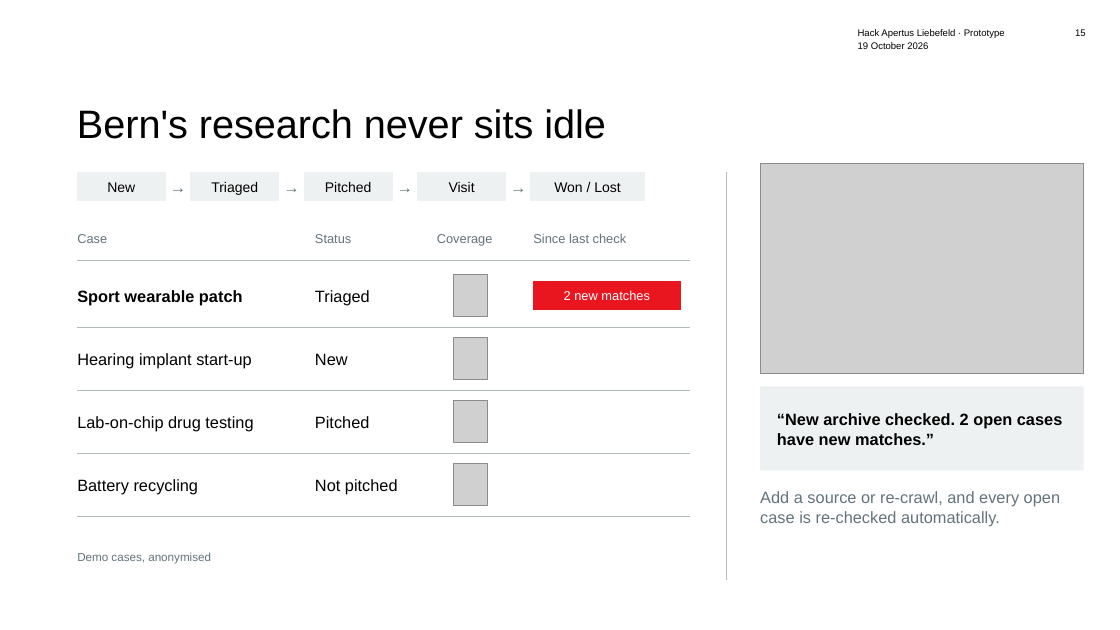
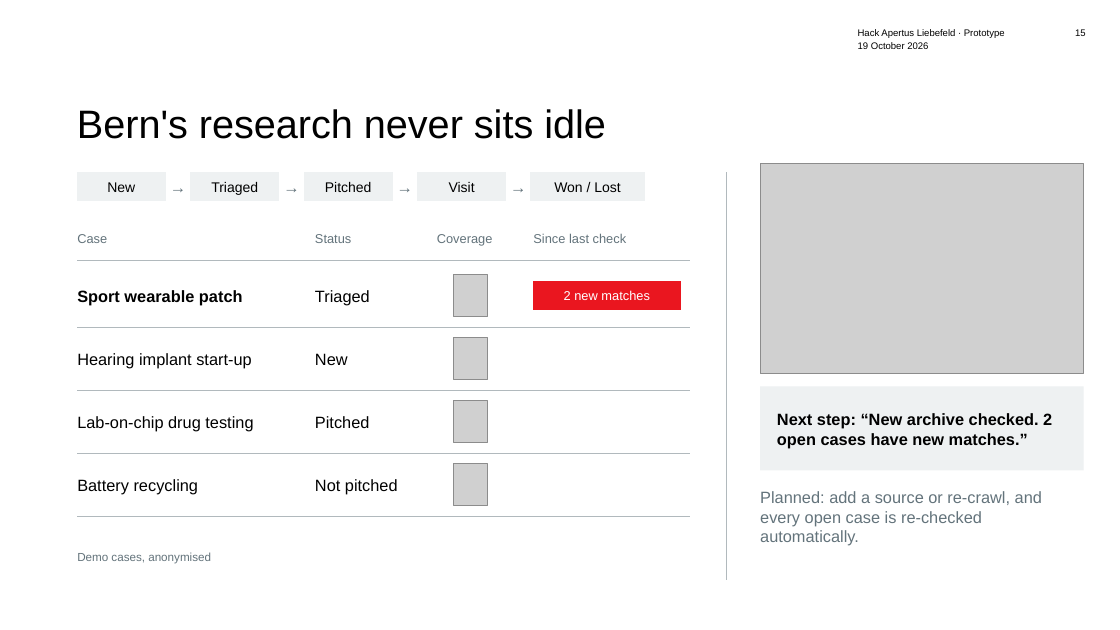
Before and after one commit to beSaif/mutz, a slide deck: slide 15 of research/Mutz_Pitch_lean_animated.pptx. Drawn at 1120x630 pixels with LibreOffice and Linux fonts; fonts in the diff are those of the drawing; grey boxes stand for pictures; background and template pictures are left out. Boxes give left, top, right and bottom in pixels: in the first picture for what was removed or moved away, otherwise in the second. Text is boxed around its words. In the diff, an @@ line names an element or a change of style, - is before the commit and + after.

```diff
--- a/research/Mutz_Pitch_lean_animated.pptx
+++ b/research/Mutz_Pitch_lean_animated.pptx
@@ text at box(777, 413, 1052, 448): text changed @@
-“New archive checked. 2 open cases have new matches.”
+Next step: “New archive checked. 2 open cases have new matches.”
@@ text at box(760, 491, 1042, 546): text changed @@
-Add a source or re-crawl, and every open case is re-checked automatically.
+Planned: add a source or re-crawl, and every open case is re-checked automatically.
```
Also in this commit, not shown: 9 other slides changed, 7 other files.
